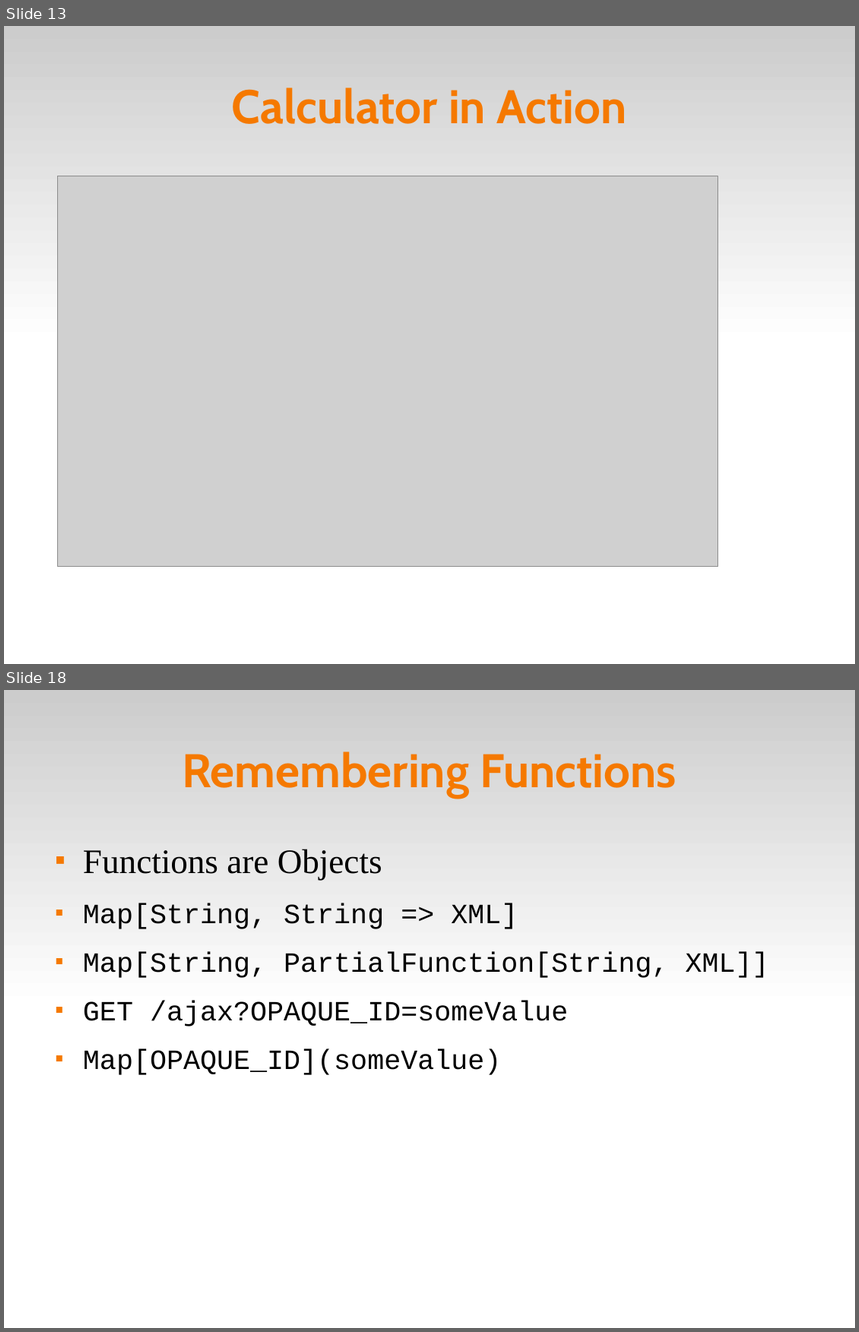
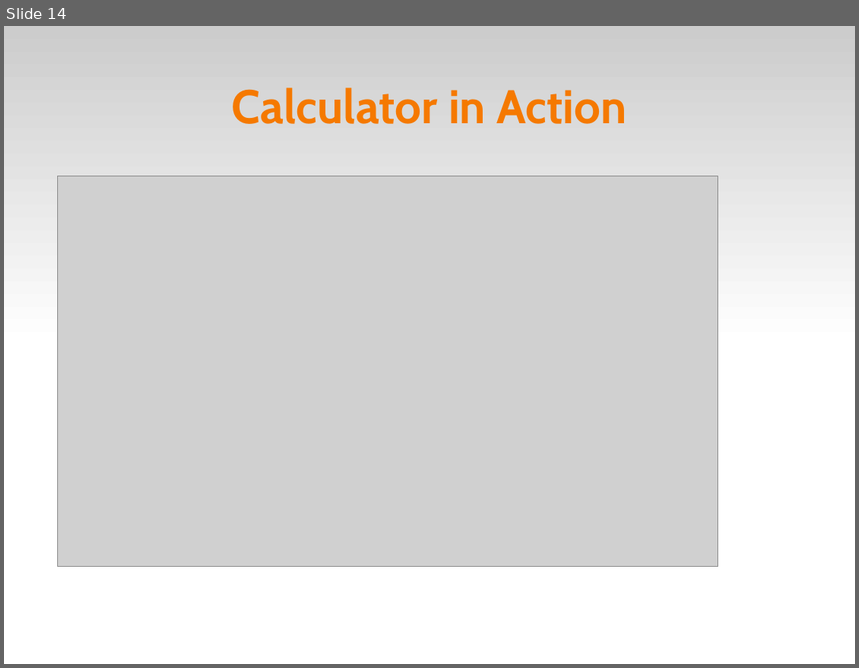
Before and after one commit to dpp/lift-samples, a slide deck: presentations/2008_dpp_SVCodeCamp/Scala Tips and Tricks.odp. Shown one above the other, each under a label of ours: slides 13 and 18 before the commit, slide 14 after it; the slides between them are not shown. The pictures are 859x1332 and 859x668 pixels, drawn with LibreOffice and Linux fonts; fonts in the diff are those of the drawing; grey boxes stand for pictures; background and template pictures are left out. Boxes give left, top, right and bottom in pixels: in the first picture for what was removed or moved away, otherwise in the second. Text is boxed around its words. In the diff, an @@ line names an element or a change of style, - is before the commit and + after.

```diff
--- a/presentations/2008_dpp_SVCodeCamp/Scala Tips and Tricks.odp
+++ b/presentations/2008_dpp_SVCodeCamp/Scala Tips and Tricks.odp
@@ slide 18 removed at box(4, 690, 855, 1328), background #FFFFFF; not listed: 1 template element that a slide beside it also shows @@
@@ title removed at box(182, 752, 677, 798) @@
-Remembering Functions
@@ text removed at box(83, 849, 769, 1075) @@
-■ Functions are Objects
-■ Map[String, String => XML]
-■ Map[String, PartialFunction[String, XML]]
-■ GET /ajax?OPAQUE_ID=someValue
-■ Map[OPAQUE_ID](someValue)
@@ what was slide 13 is now slide 14 @@
```
Also in this commit, not shown: 3 slides added, 10 other slides removed.
